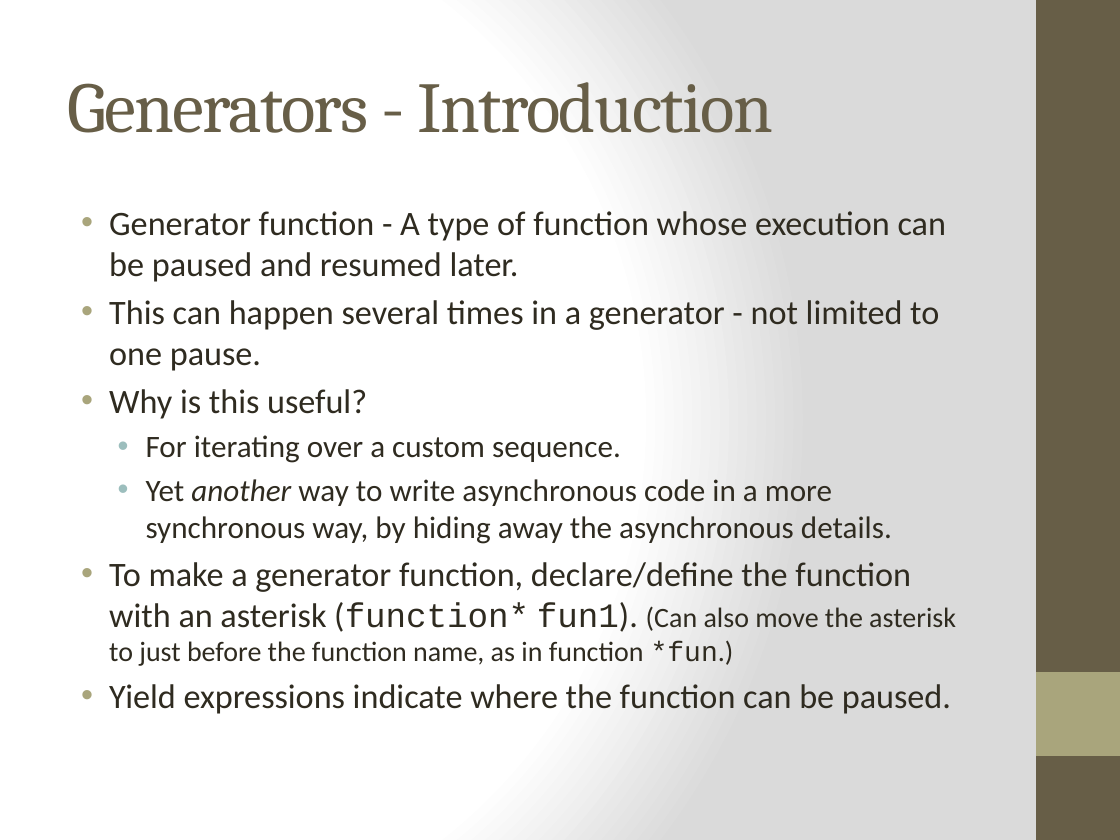
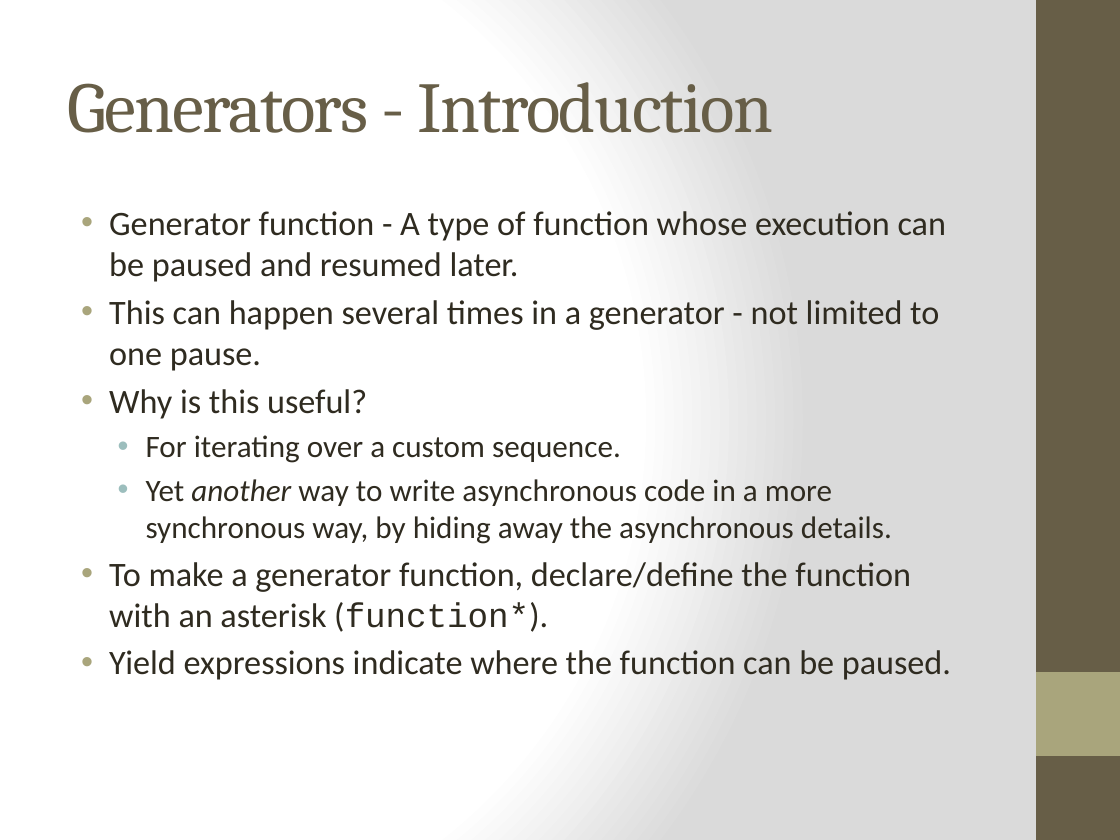
Before and after one commit to cheryly279/AsyncDiscussion, a slide deck: slide 29 of Async_Discussion_9_29_15.pptx. Drawn at 1120x840 pixels with LibreOffice and Linux fonts; fonts in the diff are those of the drawing. Boxes give left, top, right and bottom in pixels: in the first picture for what was removed or moved away, otherwise in the second. Text is boxed around its words. In the diff, an @@ line names an element or a change of style, - is before the commit and + after.

```diff
--- a/Async_Discussion_9_29_15.pptx
+++ b/Async_Discussion_9_29_15.pptx
@@ text at (109, 562, 911, 632): text changed @@
-• To make a generator function, declare/define the function with an asterisk (function* fun1). (Can also move the asterisk to just before the function name, as in function *fun.)
+• To make a generator function, declare/define the function with an asterisk (function*).
```
Also in this commit, not shown: 5 other slides changed, 1 slide added, 18 other files.
